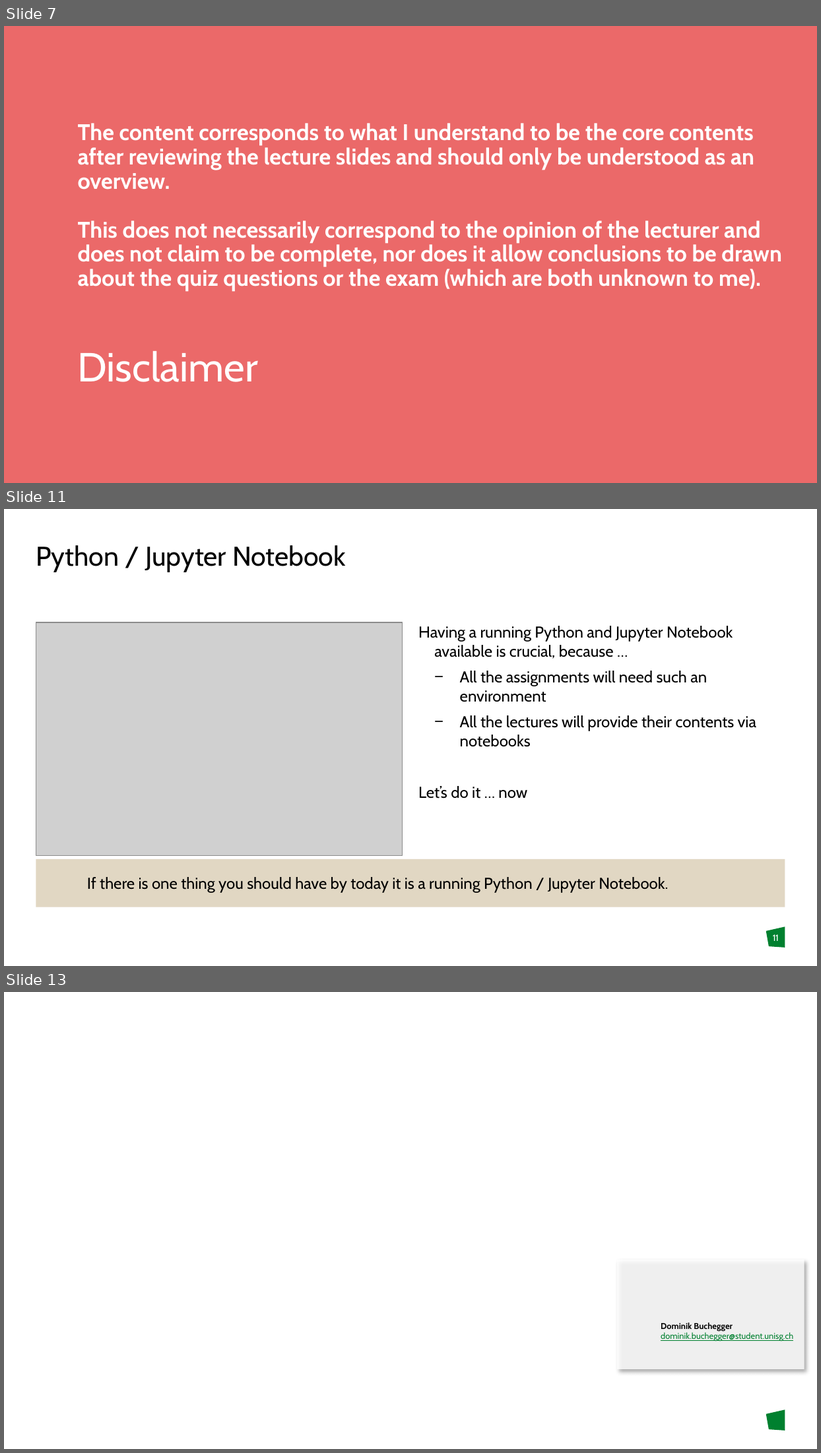
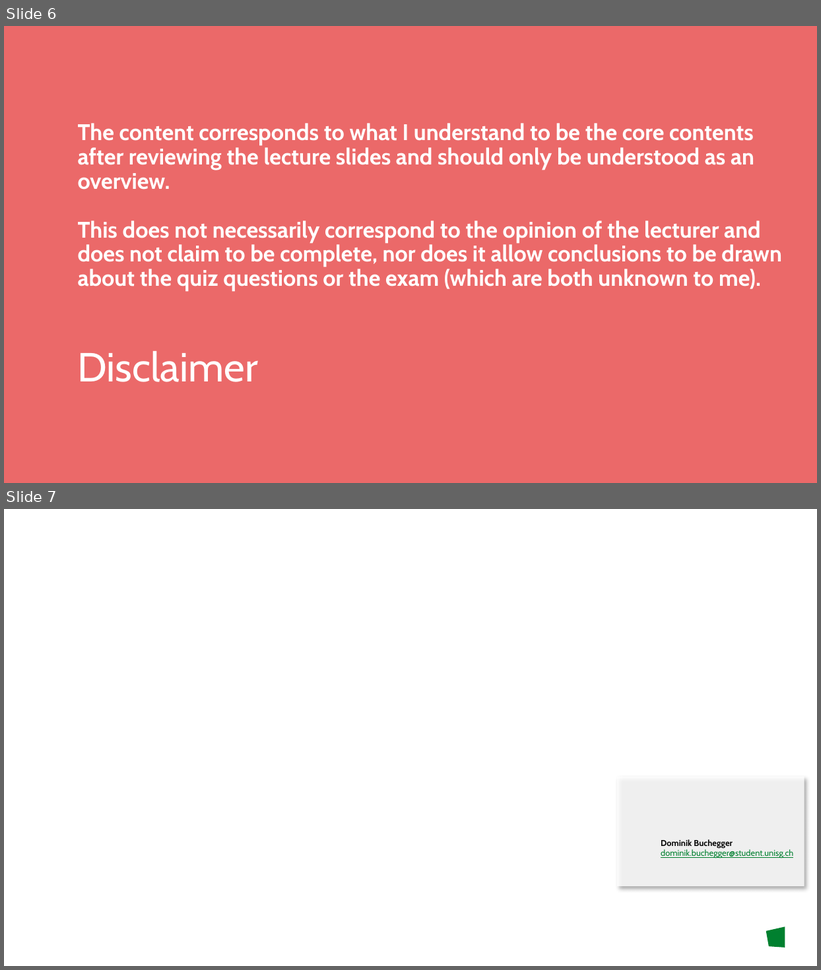
Before and after one commit to DomBBB/dombbb.github.io, a slide deck: Presentation/Presentation_W0.pptx. Shown one above the other, each under a label of ours: slides 7, 11 and 13 before the commit, slides 6 and 7 after it; the slides between them are not shown. The pictures are 821x1453 and 821x970 pixels, drawn with LibreOffice and Linux fonts; fonts in the diff are those of the drawing; grey boxes stand for pictures; background and template pictures are left out. Boxes give left, top, right and bottom in pixels: in the first picture for what was removed or moved away, otherwise in the second. Text is boxed around its words. In the diff, an @@ line names an element or a change of style, - is before the commit and + after.

```diff
--- a/Presentation/Presentation_W0.pptx
+++ b/Presentation/Presentation_W0.pptx
@@ slide 11 removed at (4,509,817,966), background #FFFFFF; not listed: 1 template element that a slide beside it also shows @@
@@ title removed at (36,545,346,572) @@
-Python / Jupyter Notebook
@@ picture removed at (36,623,403,856) @@
@@ text removed at (418,626,756,799) @@
-Having a running Python and Jupyter Notebook available is crucial, because …
-  − All the assignments will need such an environment
-  − All the lectures will provide their contents via notebooks
-Let’s do it … now
@@ text removed at (36,859,785,908) @@
-If there is one thing you should have by today it is a running Python / Jupyter Notebook.
@@ page number removed at (773,935,779,941) @@
-11
@@ what was slide 7 is now slide 6 @@
@@ what was slide 13 is now slide 7 @@
```
Also in this commit, not shown: 2 slides changed, 2 slides added, 7 other slides removed.
